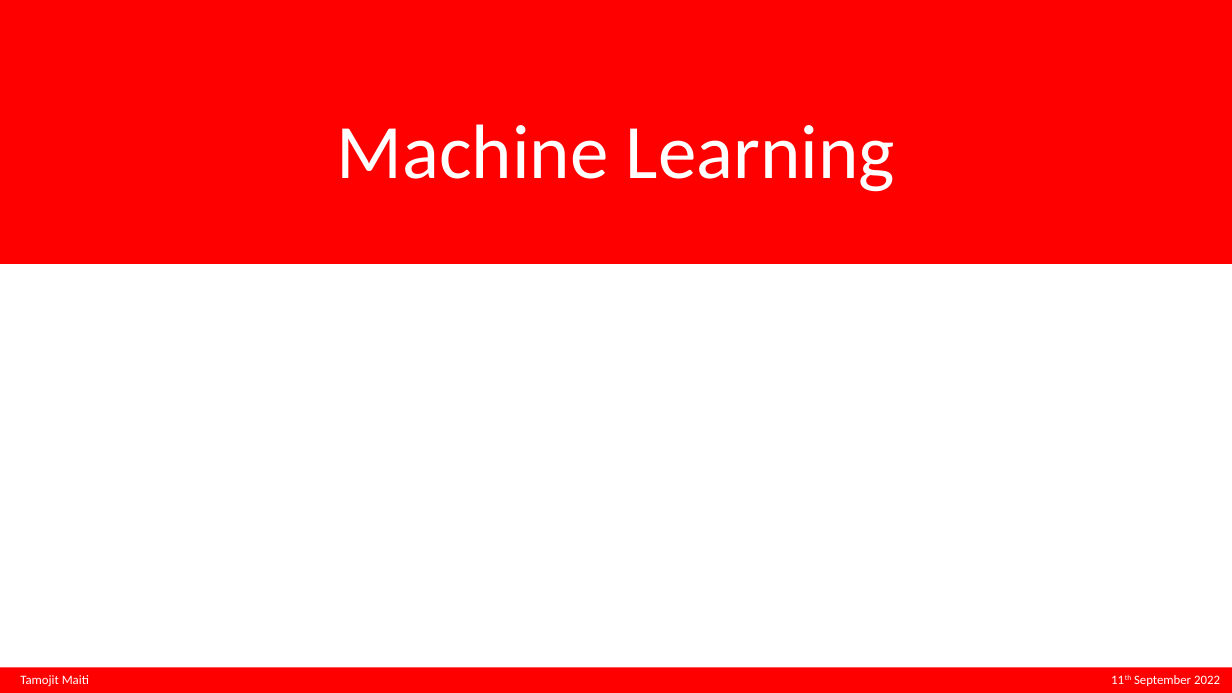
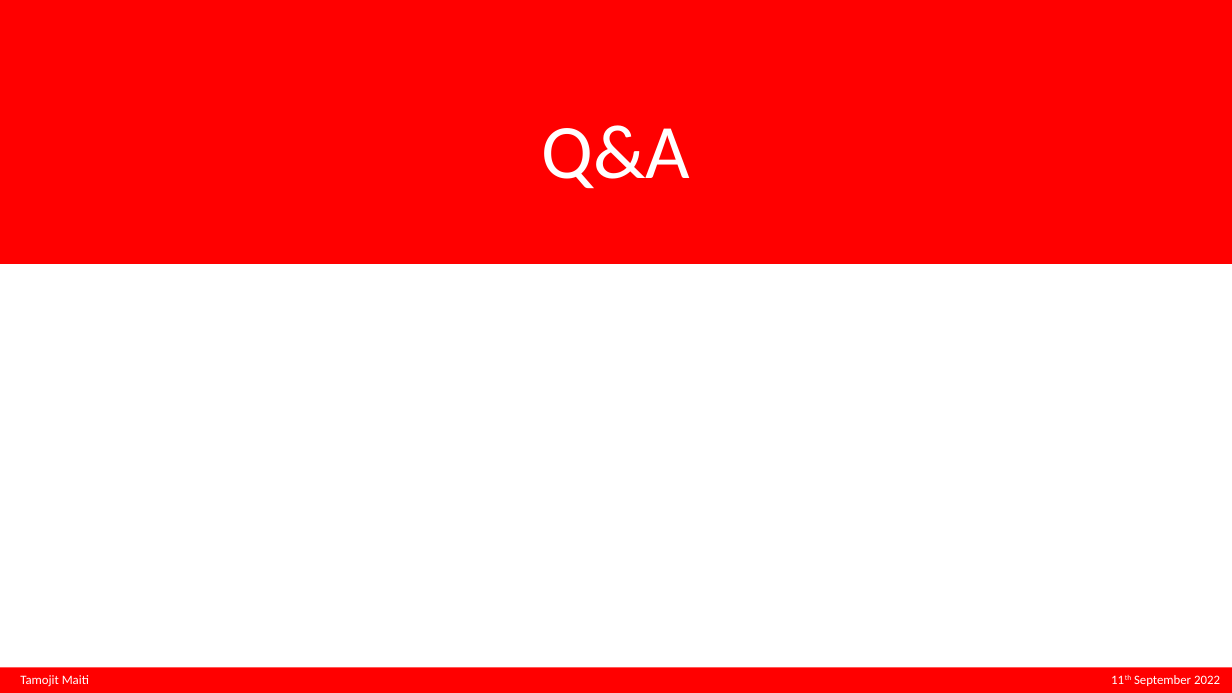
Before and after one commit to tamojit-maiti/teaching, a slide deck: slide 3 of logistic_regression/Logistic Regression.pptx. Drawn at 1232x693 pixels with LibreOffice and Linux fonts; fonts in the diff are those of the drawing. Boxes give left, top, right and bottom in pixels: in the first picture for what was removed or moved away, otherwise in the second. Text is boxed around its words. In the diff, an @@ line names an element or a change of style, - is before the commit and + after.

Commit message:
updated ppt

```diff
--- a/logistic_regression/Logistic Regression.pptx
+++ b/logistic_regression/Logistic Regression.pptx
@@ text at (542,125,691,189): text changed @@
-Machine Learning
+Q&A
```
Also in this commit, not shown: 1 other slide changed.
